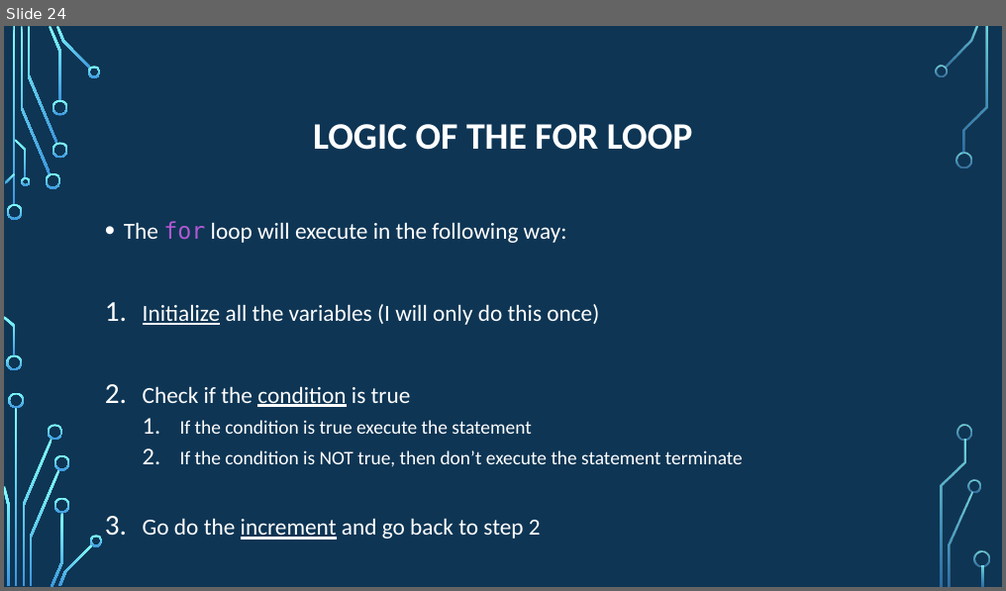
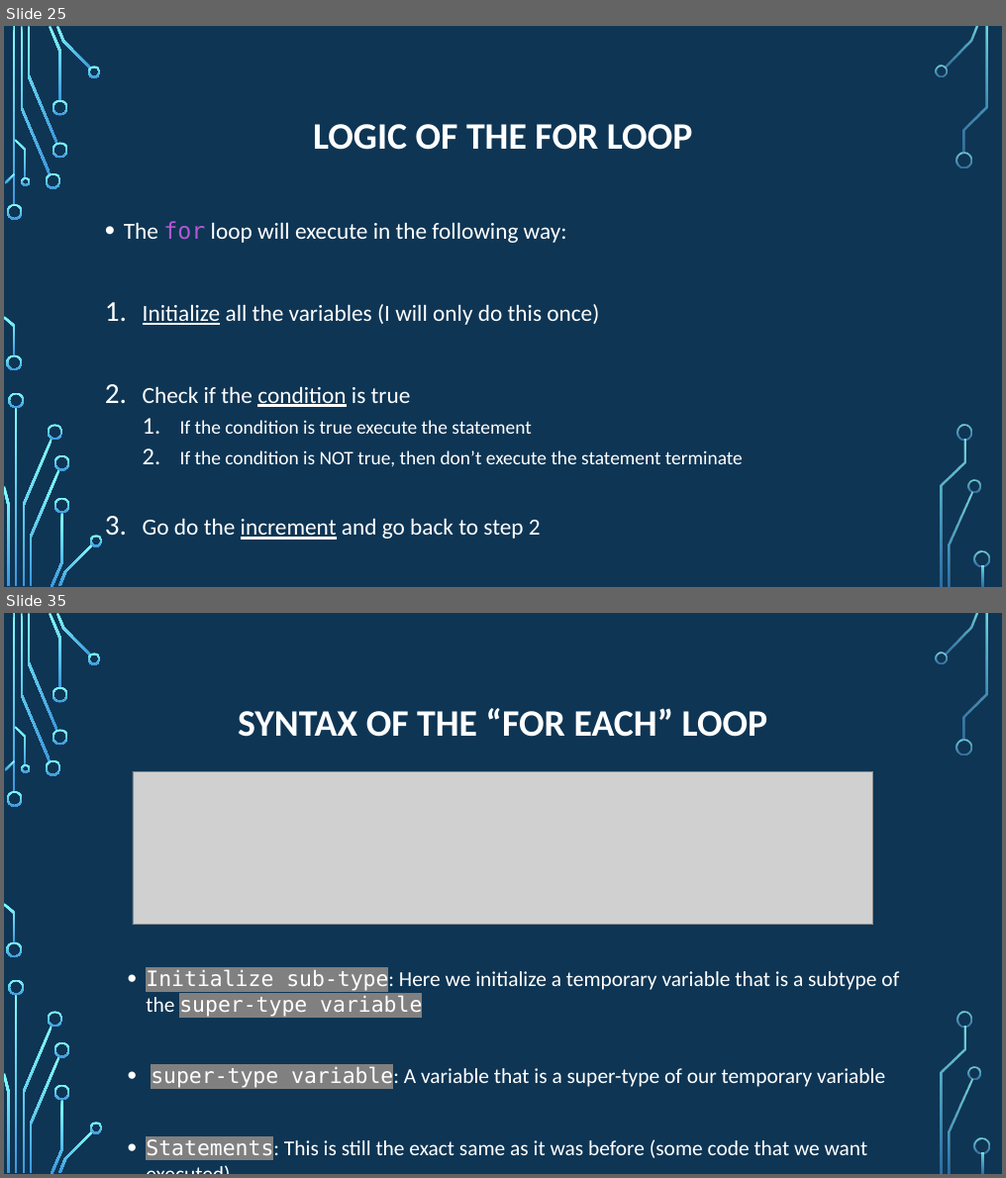
Before and after one commit to psypdt/ZIS_C-_Summer_Course_2019, a slide deck: Day_3/Day_3.pptx. Shown one above the other, each under a label of ours: slide 24 before the commit, slides 25 and 35 after it; the slides between them are not shown. The pictures are 1006x591 and 1006x1178 pixels, drawn with LibreOffice and Linux fonts; fonts in the diff are those of the drawing; grey boxes stand for pictures; background and template pictures are left out. Boxes give left, top, right and bottom in pixels: in the first picture for what was removed or moved away, otherwise in the second. Text is boxed around its words. In the diff, an @@ line names an element or a change of style, - is before the commit and + after.

```diff
--- a/Day_3/Day_3.pptx
+++ b/Day_3/Day_3.pptx
@@ slide 35 added at (x1=4, y1=613, x2=1002, y2=1174), background picture (left out); not listed: 36 template elements that a slide beside it also shows @@
@@ title added at (x1=238, y1=708, x2=768, y2=737), 36 pt, text #FFFFFF, bold @@
+SYNTAX OF THE “FOR EACH” LOOP
@@ picture added at (x1=133, y1=771, x2=873, y2=925) @@
@@ text added at (x1=146, y1=969, x2=899, y2=1160), 20.4 pt, text #FFFFFF @@
+• Initialize sub-type: Here we initialize a temporary variable that is a subtype of the super-type variable
+• super-type variable: A variable that is a super-type of our temporary variable
+• Statements: This is still the exact same as it was before (some code that we want executed)
@@ what was slide 24 is now slide 25 @@
```
Also in this commit, not shown: 8 slides changed, 17 other slides added, 1 other file.
